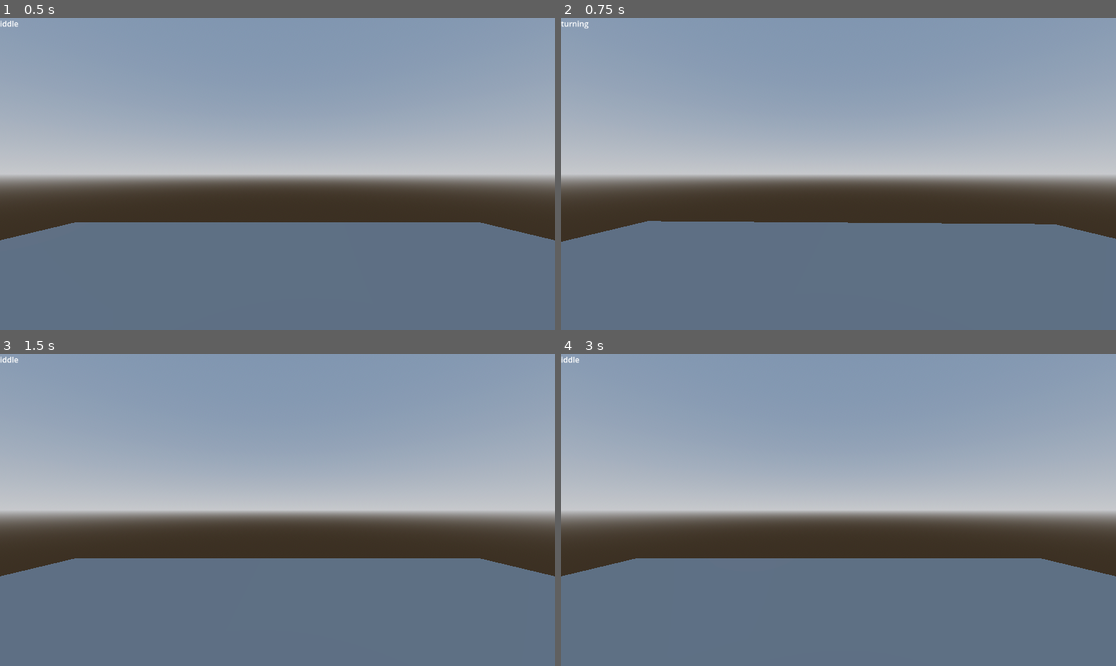
Above: before the commit, frames 1-4 (two rows, left to right).
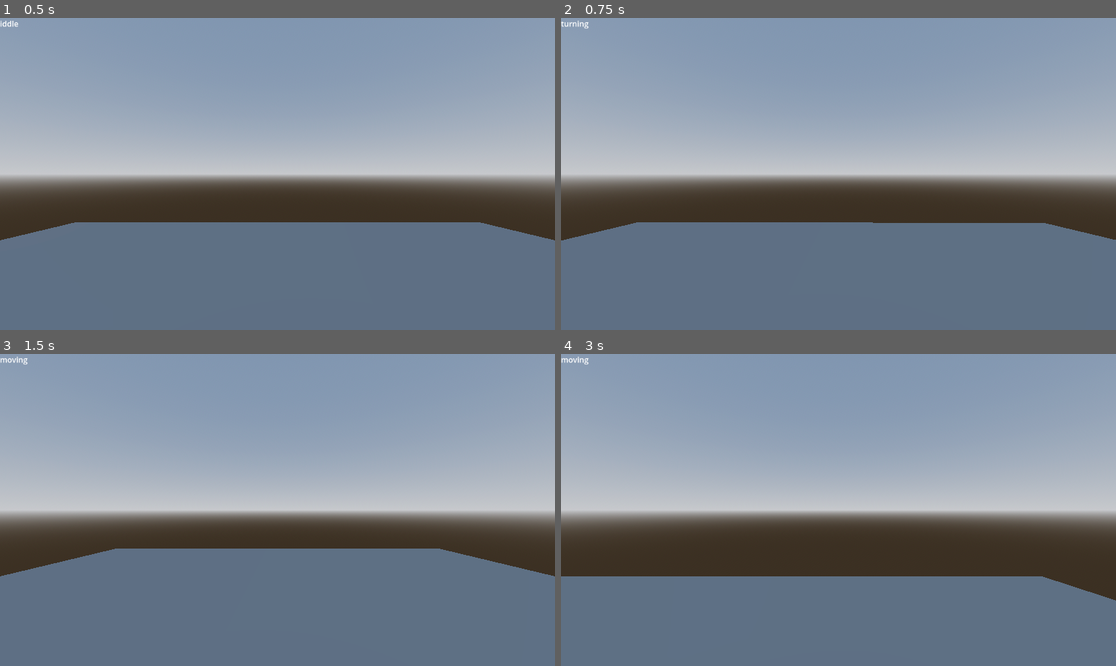
Above: after the commit, the same moments.

Repository: Zaba-web/godot-dungeon-crawler-character-controller
Game: Godot game, scene res://scenes/demo/demo_level.tscn
The game is run twice, just before and just after one commit, with the same random seed, the same clock (stepped at 60 frames per second) and the same inputs.
Inputs:
- Up to frame 1 (0.5 s): no input
- Up to frame 2 (0.75 s): hold D (turn_right) from 0.53 s (still down)
- Up to frame 3 (1.5 s): release D (turn_right) at 1.28 s; hold S (move_back) from 1.28 s (still down)
- Up to frame 4 (3 s): tap Enter at 2 s; release S (move_back) at 2.03 s; hold D (turn_right) 2.03-2.78 s; hold W (move_forward) from 2.78 s (still down)

Frame 1 is identical in both runs. In frame 2, 0.2% of the frame differs, in the area x 0-100%, y 65-72%; in frame 3, 2.1%; in frame 4, 5.6%, in the area x 0-100%, y 0-80%.

Commit message:
Implemented basic movement

Diff:
--- a/scripts/player/modules/movement.gd
+++ b/scripts/player/modules/movement.gd
@@ -7,13 +7,13 @@
 @export var cell_size: float = 2
 
 # Movement speed
-@export var movement_speed: float = 5
+@export var movement_speed: float = 10
 
 # Maximum commands that can be queued
 @export var max_queued_commands: int = 2
 
 # Turn speed
-@export var turn_speed: float = .3
+@export var turn_speed: float = .4
 
 # Action names definition in advance
 @export var move_forward_action_name: String = "move_forward"
@@ -31,7 +31,7 @@
 var rotation_target: float = 0
 
 # Determinates direction of player movement
-var movement_direction: int = 0;
+var movement_direction: Vector3 = Vector3.ZERO;
 
 # List of movement commands
 enum Commands {
@@ -43,12 +43,31 @@
 	STRAFE_RIGHT
 }
 
+# List of movement directions
+enum Directions {
+	FORWARD,
+	BACK,
+	LEFT,
+	RIGHT
+}
+
+var look_direction_to_move_direction = {
+	"0":  Directions.FORWARD,
+	"1":  Directions.LEFT,
+	"2":  Directions.BACK,
+	"-1": Directions.RIGHT,
+	"-2": Directions.BACK,
+	"3":  Directions.RIGHT,
+	"-3": Directions.LEFT
+}
+
 func _ready():
 	super()
 	allowed_state = [State.List.IDDLE, State.List.MOVING, State.List.TURNING]
 
 # Handle player movement
 func __physics_process(delta: float, player: AbstractCharacter) -> void:
+
 	if movement_target == Vector3.ZERO:
 		movement_target = player.position
 
@@ -88,6 +107,10 @@
 		var command = commands_queue.pop_front()
 		movement_actions[command].call(player)
 
+	if _is_arrived(player):
+		movement_direction = Vector3.ZERO
+
+	player.velocity = movement_direction
 
 # Add command in queue
 func _add_command(command: Commands) -> void:
@@ -98,25 +121,40 @@
 
 # Handle move forward command
 func _move_forward(player: AbstractCharacter) -> void:
-	movement_direction = DIRECTION_FORWARD
-	_set_movement_target(player)
-	print(movement_target)
+	_set_movement_target(player, 1)
 
 # Handle move back commandw
 func _move_back(player: AbstractCharacter) -> void:
-	movement_direction = DIRECTION_BACK
-	_set_movement_target(player)
+	_set_movement_target(player, -1)
 
 # Handle turn left command
 func _turn_left(player: AbstractCharacter) -> void:
 	rotation_target += 1
+	if rotation_target == 4 : rotation_target = 0
 	player.rotation_target = deg_to_rad(rotation_target * 90)
 
 # Handle turn right command
 func _turn_right(player: AbstractCharacter) -> void:
 	rotation_target -= 1
+	if rotation_target == -4 : rotation_target = 0
 	player.rotation_target = deg_to_rad(rotation_target * 90)
 
 # Set player movement target
-func _set_movement_target(player: AbstractCharacter) -> void:
-	pass #to implement
+func _set_movement_target(player: AbstractCharacter, direction_mul: int) -> void:
+	match look_direction_to_move_direction[str(rotation_target)]:
+		Directions.FORWARD:
+			movement_target.z -= cell_size * direction_mul
+			movement_direction = Vector3(0, 0, -movement_speed * direction_mul)
+		Directions.BACK:
+			movement_target.z += cell_size * direction_mul
+			movement_direction = Vector3(0, 0, movement_speed * direction_mul)
+		Directions.LEFT:
+			movement_target.x -= cell_size * direction_mul
+			movement_direction = Vector3(-movement_speed * direction_mul, 0, 0)
+		Directions.RIGHT:
+			movement_target.x += cell_size * direction_mul
+			movement_direction = Vector3(movement_speed * direction_mul, 0, 0)
+
+# Check if played reached destination
+func _is_arrived(player: AbstractCharacter) -> bool:
+	return (is_equal_approx(player.global_position.x, movement_target.x) && is_equal_approx(player.global_position.z, movement_target.z))
